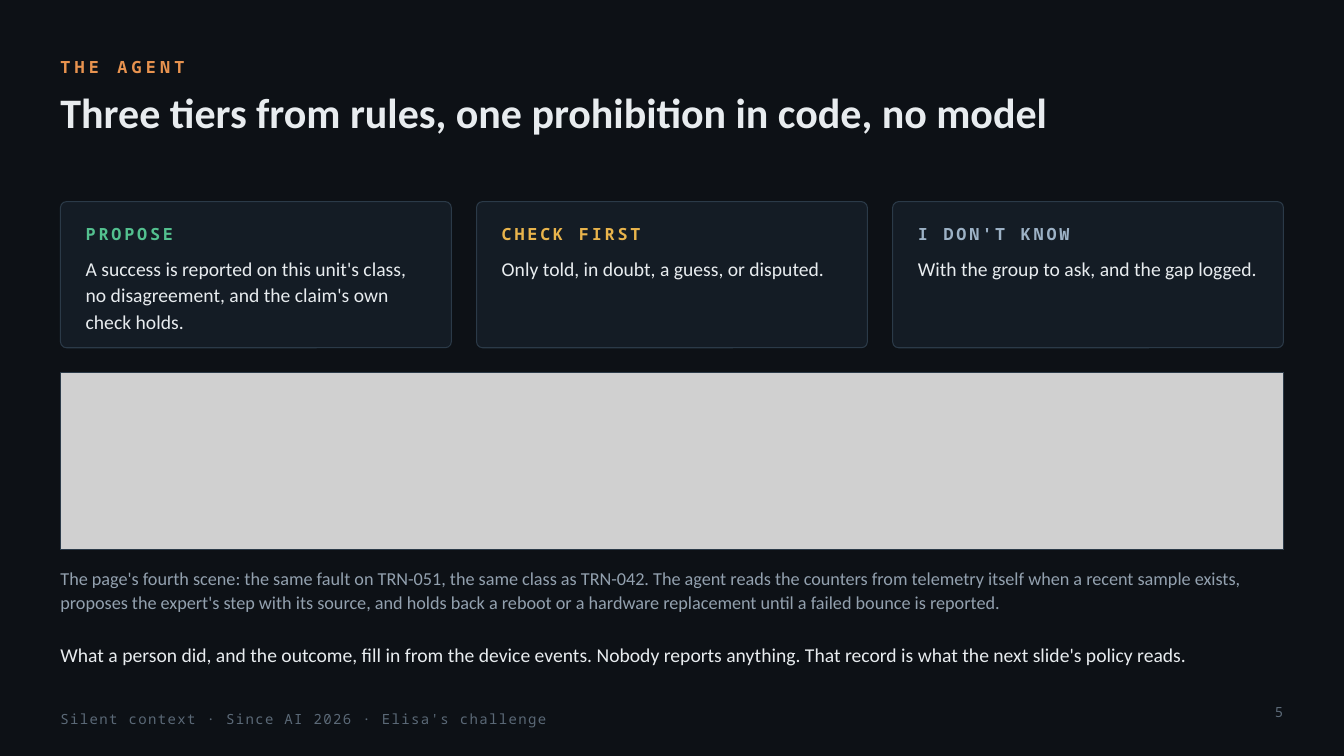
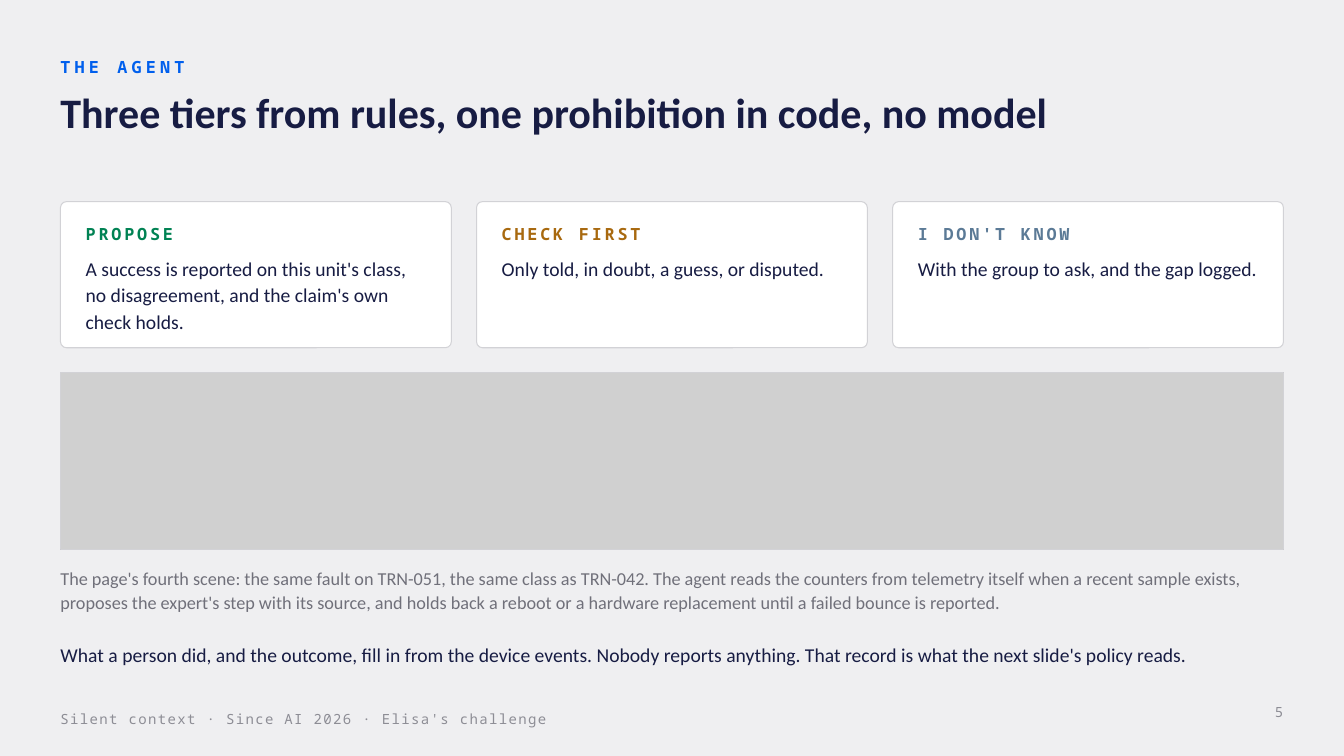
Before and after one commit to pkorrrhonen-cmd/silent-context, a slide deck: slide 5 of docs/slides/silent-context.pptx. Drawn at 1344x756 pixels with LibreOffice and Linux fonts; fonts in the diff are those of the drawing; grey boxes stand for pictures. Boxes give left, top, right and bottom in pixels: in the first picture for what was removed or moved away, otherwise in the second. Text is boxed around its words. In the diff, an @@ line names an element or a change of style, - is before the commit and + after.

```diff
--- a/docs/slides/silent-context.pptx
+++ b/docs/slides/silent-context.pptx
@@ background #0D1116 to #EFEFF1 @@
@@ text "THE AGENT" at (x1=60, y1=61, x2=184, y2=73): text colour #E8934F to #005FED @@
@@ fill #141C25 to #FFFFFF; outline #2B3A48 0.75 pt to #D2D2D6 0.75 pt in 3 elements at (x1=60, y1=202, x2=452, y2=348), (x1=477, y1=202, x2=868, y2=348), (x1=893, y1=202, x2=1285, y2=348) @@
@@ text "PROPOSE" at (x1=86, y1=228, x2=173, y2=240): text colour #53C08F to #008253 @@
@@ text "CHECK FIRST" at (x1=502, y1=228, x2=641, y2=240): text colour #E9B44C to #A8690F @@
@@ text "I DON'T KNOW" at (x1=918, y1=228, x2=1070, y2=240): text colour #9DB2C6 to #5B7A96 @@
@@ rectangle at (x1=60, y1=373, x2=1284, y2=549): outline #2B3A48 0.75 pt to #D2D2D6 0.75 pt @@
@@ text "The page's fourth scene: the ..." at (x1=60, y1=572, x2=1240, y2=612): text colour #93A1AF to #70707A @@
@@ text colour #E8ECEF to #171C43 in 5 elements at (x1=60, y1=98, x2=1047, y2=135), (x1=86, y1=262, x2=405, y2=329), (x1=502, y1=262, x2=823, y2=280), (x1=918, y1=262, x2=1256, y2=280), (x1=60, y1=648, x2=1186, y2=666) @@
@@ text "Silent context · Since AI ..." at (x1=60, y1=713, x2=546, y2=727): text colour #5B6977 to #8D8D95 @@
@@ page number at (x1=1275, y1=707, x2=1283, y2=717): text colour #5B6977 to #8D8D95 @@
```
Also in this commit, not shown: 11 other slides changed, 17 other files.
